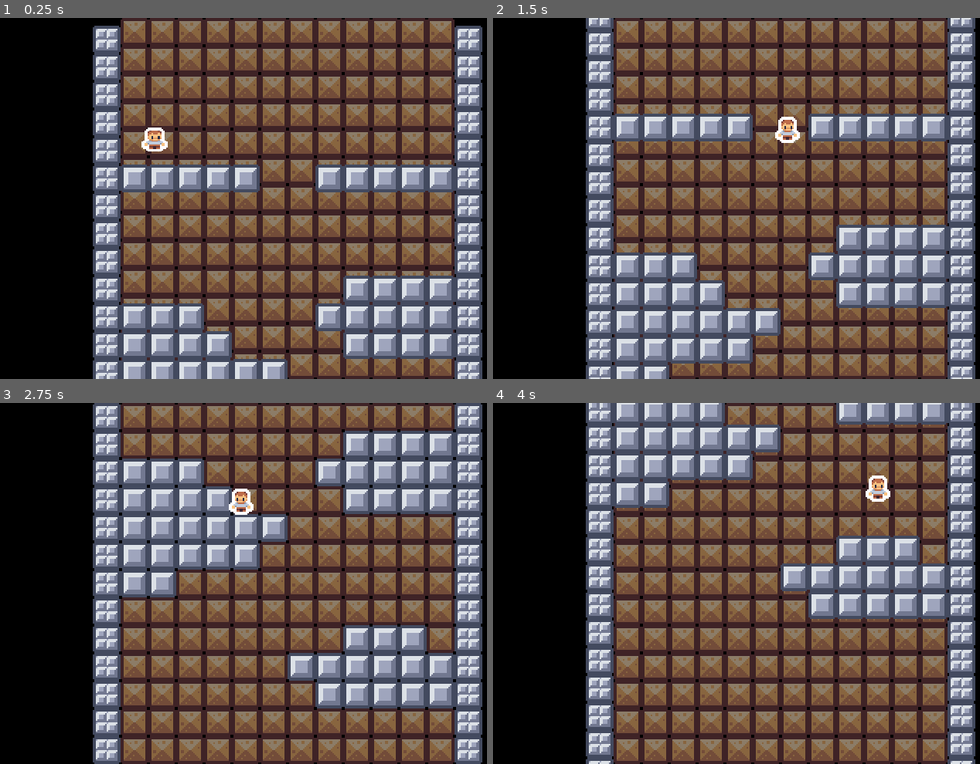
Above: before the commit, frames 1-4 (two rows, left to right).
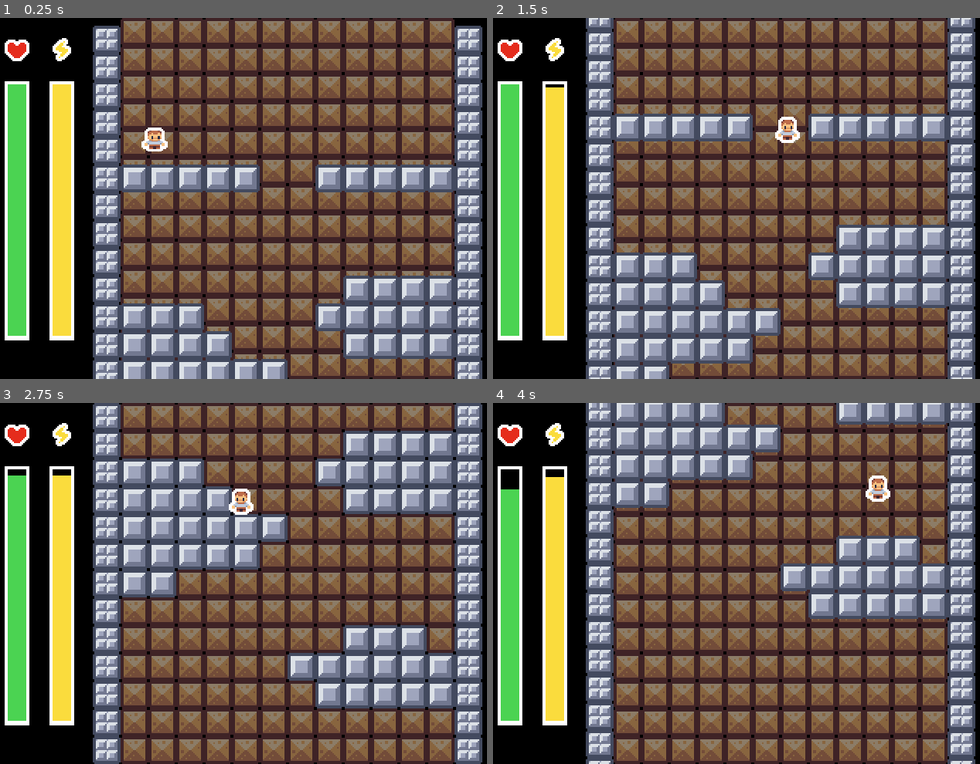
Above: after the commit, the same moments.

Repository: SquidGodDev/drop-a-heal
Game: Godot game, scene res://scenes/main.tscn
Same seed, same stepped clock (60 frames per second), same inputs: the game is played once before the commit and once after it.
Inputs:
- Up to frame 1 (0.25 s): no input
- Up to frame 2 (1.5 s): hold D (right) from 0.53 s (still down); tap W (jump) at 0.77 s
- Up to frame 3 (2.75 s): tap W (jump) at 1.52 s; release D (right) at 2.03 s; hold Left (left) from 2.03 s (still down)
- Up to frame 4 (4 s): release Left (left) at 2.78 s; hold D (right) from 2.78 s (still down); tap W (jump) at 3.02, 3.77 s

The runs differ from the first frame. In frame 1, 7.7% of the frame differs, in the area x 0-16%, y 5-90%; in frame 2, 7.7%; in frame 3, 7.6%; in frame 4, 7.4%.

Commit message:
Added health, energy, and fall damage

Diff:
--- a/scenes/main.tscn
+++ b/scenes/main.tscn
@@ -7,13 +7,34 @@
 [ext_resource type="PackedScene" uid="uid://c7yv7o1ky2au7" path="res://scenes/blocks/block_3.tscn" id="4_2obai"]
 [ext_resource type="PackedScene" uid="uid://bkflkgjapfywh" path="res://scenes/blocks/block_0.tscn" id="6_8184x"]
 [ext_resource type="PackedScene" uid="uid://8ftv3kwsnq6d" path="res://scenes/player.tscn" id="6_wbp2b"]
+[ext_resource type="Script" path="res://scripts/healthBar.gd" id="8_jqolc"]
+[ext_resource type="Texture2D" uid="uid://cm2uou1w00067" path="res://assets/images/ui/whitePixel.png" id="8_nu01b"]
+[ext_resource type="Texture2D" uid="uid://crtr4pfpc0xoc" path="res://assets/images/ui/heart.png" id="9_bd4vi"]
+[ext_resource type="Texture2D" uid="uid://rci20jx6kjeo" path="res://assets/images/ui/energy.png" id="10_mcodv"]
+[ext_resource type="Script" path="res://scripts/energyBar.gd" id="11_olfv8"]
+
+[sub_resource type="StyleBoxFlat" id="StyleBoxFlat_saj2p"]
+bg_color = Color(0, 0, 0, 1)
+border_color = Color(1, 1, 1, 1)
+
+[sub_resource type="StyleBoxFlat" id="StyleBoxFlat_78t6m"]
+bg_color = Color(0.294118, 0.827451, 0.321569, 1)
+border_color = Color(1, 1, 1, 1)
+
+[sub_resource type="StyleBoxFlat" id="StyleBoxFlat_f0on6"]
+bg_color = Color(0, 0, 0, 1)
+border_color = Color(1, 1, 1, 1)
+
+[sub_resource type="StyleBoxFlat" id="StyleBoxFlat_bap08"]
+bg_color = Color(0.980392, 0.862745, 0.239216, 1)
+border_color = Color(1, 1, 1, 1)
 
 [node name="Main" type="Node2D"]
 
-[node name="CanvasLayer" type="CanvasLayer" parent="."]
+[node name="BackgroundCanvas" type="CanvasLayer" parent="."]
 layer = -128
 
-[node name="Background" type="Sprite2D" parent="CanvasLayer"]
+[node name="Background" type="Sprite2D" parent="BackgroundCanvas"]
 position = Vector2(198, 117)
 texture = ExtResource("1_t04jk")
 
@@ -31,3 +52,83 @@
 limit_left = 0
 limit_right = 396
 position_smoothing_enabled = true
+
+[node name="UICanvas" type="CanvasLayer" parent="."]
+
+[node name="UI" type="Control" parent="UICanvas"]
+layout_mode = 3
+anchors_preset = 0
+offset_right = 396.0
+offset_bottom = 216.0
+
+[node name="HealthBar" type="Control" parent="UICanvas/UI"]
+anchors_preset = 0
+offset_right = 40.0
+offset_bottom = 40.0
+script = ExtResource("8_jqolc")
+
+[node name="Heart" type="TextureRect" parent="UICanvas/UI/HealthBar"]
+layout_mode = 0
+offset_left = 15.0
+offset_top = 13.0
+offset_right = 31.0
+offset_bottom = 29.0
+texture = ExtResource("9_bd4vi")
+
+[node name="HealthBarBackground" type="TextureRect" parent="UICanvas/UI/HealthBar"]
+layout_mode = 0
+offset_left = 15.0
+offset_top = 41.0
+offset_right = 31.0
+offset_bottom = 209.0
+texture = ExtResource("8_nu01b")
+
+[node name="HealthBar" type="ProgressBar" parent="UICanvas/UI/HealthBar"]
+layout_mode = 0
+offset_left = 17.0
+offset_top = 43.0
+offset_right = 29.0
+offset_bottom = 206.0
+theme_override_styles/background = SubResource("StyleBoxFlat_saj2p")
+theme_override_styles/fill = SubResource("StyleBoxFlat_78t6m")
+value = 50.0
+fill_mode = 3
+show_percentage = false
+
+[node name="EnergyBar" type="Control" parent="UICanvas/UI"]
+anchors_preset = 0
+offset_left = 44.0
+offset_top = 41.0
+offset_right = 60.0
+offset_bottom = 209.0
+script = ExtResource("11_olfv8")
+
+[node name="Energy" type="TextureRect" parent="UICanvas/UI/EnergyBar"]
+layout_mode = 0
+offset_top = -29.0
+offset_right = 16.0
+offset_bottom = -13.0
+texture = ExtResource("10_mcodv")
+
+[node name="EnergyBarBackground" type="TextureRect" parent="UICanvas/UI/EnergyBar"]
+layout_mode = 0
+offset_right = 16.0
+offset_bottom = 168.0
+texture = ExtResource("8_nu01b")
+metadata/_edit_lock_ = true
+
+[node name="EnergyBar" type="ProgressBar" parent="UICanvas/UI/EnergyBar"]
+layout_mode = 0
+offset_left = 2.0
+offset_top = 2.0
+offset_right = 14.0
+offset_bottom = 165.0
+theme_override_styles/background = SubResource("StyleBoxFlat_f0on6")
+theme_override_styles/fill = SubResource("StyleBoxFlat_bap08")
+value = 50.0
+fill_mode = 3
+show_percentage = false
+metadata/_edit_lock_ = true
+
+[connection signal="energyChanged" from="Player" to="UICanvas/UI/EnergyBar" method="_on_player_energy_changed"]
+[connection signal="healthChanged" from="Player" to="UICanvas/UI/HealthBar" method="_on_player_health_changed"]
--- a/scenes/npc.tscn
+++ b/scenes/npc.tscn
@@ -10,24 +10,11 @@
 [ext_resource type="Texture2D" uid="uid://cmv33psevq8ml" path="res://assets/images/npcs/ranger.png" id="8_87vca"]
 [ext_resource type="Texture2D" uid="uid://cqvgal2tqnpon" path="res://assets/images/npcs/wizard.png" id="9_mu278"]
 [ext_resource type="PackedScene" uid="uid://cf30ya1mnhrue" path="res://scenes/ui/action_input_popup.tscn" id="10_trrjq"]
+[ext_resource type="StyleBox" uid="uid://c3ntqaispjb2g" path="res://scenes/ui/red.tres" id="11_b6s0i"]
+[ext_resource type="StyleBox" uid="uid://kuhfgg4yt7yv" path="res://scenes/ui/green.tres" id="12_lxuo2"]
 
 [sub_resource type="CapsuleShape2D" id="CapsuleShape2D_ijui1"]
 height = 26.0
-
-[sub_resource type="StyleBoxFlat" id="StyleBoxFlat_n2266"]
-bg_color = Color(1, 0.207843, 0, 1)
-border_width_left = 1
-border_width_top = 1
-border_width_right = 1
-border_width_bottom = 1
-border_color = Color(1, 1, 1, 1)
-
-[sub_resource type="StyleBoxFlat" id="StyleBoxFlat_wtn2p"]
-bg_color = Color(0, 0.956863, 0.215686, 1)
-border_width_left = 1
-border_width_top = 1
-border_width_bottom = 1
-border_color = Color(1, 1, 1, 1)
 
 [sub_resource type="Animation" id="Animation_tqqx0"]
 resource_name = "healed"
@@ -155,8 +142,8 @@
 offset_top = -26.0
 offset_right = 18.0
 offset_bottom = -20.0
-theme_override_styles/background = SubResource("StyleBoxFlat_n2266")
-theme_override_styles/fill = SubResource("StyleBoxFlat_wtn2p")
+theme_override_styles/background = ExtResource("11_b6s0i")
+theme_override_styles/fill = ExtResource("12_lxuo2")
 show_percentage = false
 
 [node name="AnimationPlayer" type="AnimationPlayer" parent="."]
--- /dev/null
+++ b/scenes/ui/green.tres
@@ -0,0 +1,8 @@
+[gd_resource type="StyleBoxFlat" format=3 uid="uid://kuhfgg4yt7yv"]
+
+[resource]
+bg_color = Color(0, 0.956863, 0.215686, 1)
+border_width_left = 1
+border_width_top = 1
+border_width_bottom = 1
+border_color = Color(1, 1, 1, 1)
--- /dev/null
+++ b/scenes/ui/red.tres
@@ -0,0 +1,9 @@
+[gd_resource type="StyleBoxFlat" format=3 uid="uid://c3ntqaispjb2g"]
+
+[resource]
+bg_color = Color(0.898039, 0.172549, 0.109804, 1)
+border_width_left = 1
+border_width_top = 1
+border_width_right = 1
+border_width_bottom = 1
+border_color = Color(1, 1, 1, 1)
--- /dev/null
+++ b/scripts/energyBar.gd
@@ -0,0 +1,16 @@
+extends Control
+
+@onready var gameData = get_node("/root/GameData")
+
+@onready var maxEnergy = gameData.maxEnergy
+
+# Called when the node enters the scene tree for the first time.
+func _ready():
+	$EnergyBar.max_value = maxEnergy
+	updateEnergyBar(maxEnergy)
+
+func updateEnergyBar(amount):
+	$EnergyBar.value = amount
+
+func _on_player_energy_changed(amount):
+	updateEnergyBar(amount)
--- a/scripts/gameData.gd
+++ b/scripts/gameData.gd
@@ -1,6 +1,8 @@
 extends Node
 
-var healSpeed := 50
-
-func getHealSpeed():
-	return healSpeed
+var healSpeed := 50.0
+var energyDrainSpeed := 0.4
+var maxHealth := 50.0
+var maxEnergy := 50.0
+var fallDamageSpeed := 300.0
+var fallDamageScaling := 0.02
--- /dev/null
+++ b/scripts/healthBar.gd
@@ -0,0 +1,16 @@
+extends Control
+
+@onready var gameData = get_node("/root/GameData")
+
+@onready var maxHealth = gameData.maxHealth
+
+# Called when the node enters the scene tree for the first time.
+func _ready():
+	$HealthBar.max_value = maxHealth
+	updateHealthBar(maxHealth)
+
+func updateHealthBar(amount):
+	$HealthBar.value = amount
+
+func _on_player_health_changed(amount):
+	updateHealthBar(amount)
--- a/scripts/npc.gd
+++ b/scripts/npc.gd
@@ -2,7 +2,7 @@
 
 @export var npcSprites: Array[CompressedTexture2D]
 
-@onready var playerHealSpeed = get_node("/root/GameData").getHealSpeed()
+@onready var playerHealSpeed = get_node("/root/GameData").healSpeed
 
 var touchingPlayer := false
 var HEAL_MAX := 100.0
--- a/scripts/player.gd
+++ b/scripts/player.gd
@@ -1,4 +1,20 @@
 extends CharacterBody2D
+
+signal healthChanged(amount)
+signal energyChanged(amount)
+
+@onready var gameData: GameData = get_node("/root/GameData")
+
+@onready var maxHealth = gameData.maxHealth
+@onready var health = maxHealth
+
+@onready var maxEnergy = gameData.maxEnergy
+@onready var energy = maxEnergy
+
+@onready var energyDrainSpeed = gameData.energyDrainSpeed
+
+@onready var fallDamageSpeed = gameData.fallDamageSpeed
+@onready var fallDamageScaling = gameData.fallDamageScaling
 
 const SPEED = 100.0
 const ACCELERATION = 15.0
@@ -6,6 +22,7 @@
 const AIR_FRICTION = 3.0
 const JUMP_VELOCITY = -200.0
 
+var lastVelocity := 0
 var coyoteTimeActive := false
 var justLeftGround := false
 
@@ -14,12 +31,15 @@
 const PARACHUTE_SPEED := 30.0
 const PARACHUTE_AIR_FRICTION := 20.0
 
-
 func _physics_process(delta):
 	# Add the gravity.
 	if is_on_floor():
-		coyoteTimeActive = true
-		justLeftGround = true
+		if not justLeftGround:
+			coyoteTimeActive = true
+			justLeftGround = true
+			if lastVelocity >= fallDamageSpeed:
+				var fallDamage = (lastVelocity - fallDamageSpeed) * fallDamageScaling
+				damage(fallDamage)
 		$CoyoteTimer.stop()
 		if $Parachute.visible and not Input.is_action_pressed("jump"):
 			$Parachute.visible = false
@@ -33,7 +53,6 @@
 		else:
 			$Parachute.visible = false
 			velocity.y += gravity * delta
-
 
 	# Handle Jump.
 	if Input.is_action_just_pressed("jump") and (is_on_floor() or coyoteTimeActive):
@@ -57,8 +76,26 @@
 		else:
 			velocity.x = move_toward(velocity.x, 0, AIR_FRICTION)
 
+	lastVelocity = velocity.y
+
 	move_and_slide()
 
+func _process(delta):
+	energy -= delta * energyDrainSpeed
+	energyChanged.emit(energy)
+	if energy <= 0:
+		endRun()
+		pass
+
+func damage(amount):
+	health -= amount
+	healthChanged.emit(health)
+	if health <= 0:
+		endRun()
+
+func endRun():
+	# TODO
+	pass
 
 func _on_coyote_timer_timeout():
 	coyoteTimeActive = false
Binary file added: assets/images/ui/energy.png
Not shown, added: assets/images/ui/energy.png.import
Binary file added: assets/images/ui/heart.png
Not shown, added: assets/images/ui/heart.png.import
Binary file added: assets/images/ui/whitePixel.png
Not shown, added: assets/images/ui/whitePixel.png.import
Not shown: 1 places in scenes/main.tscn that only renumber resources
